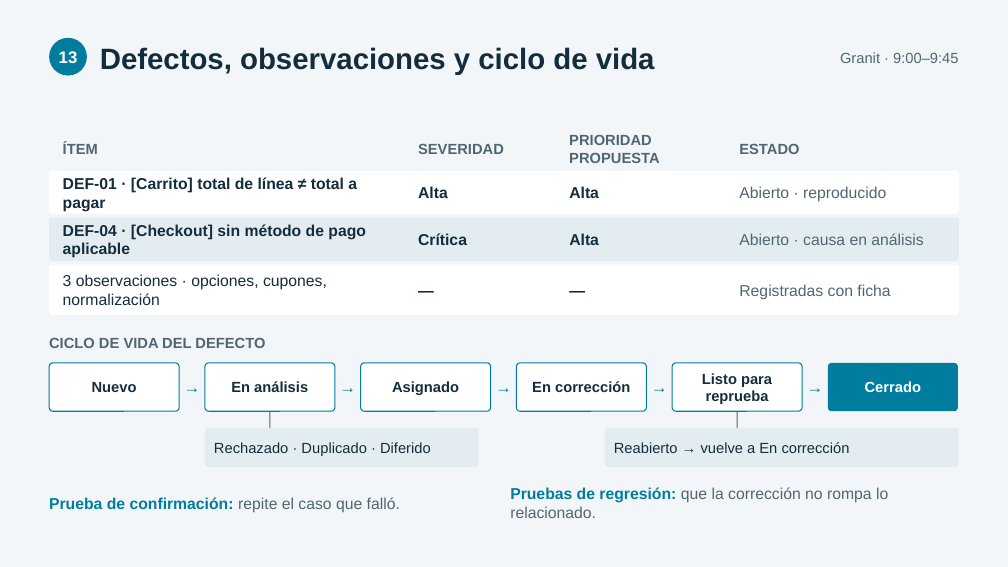
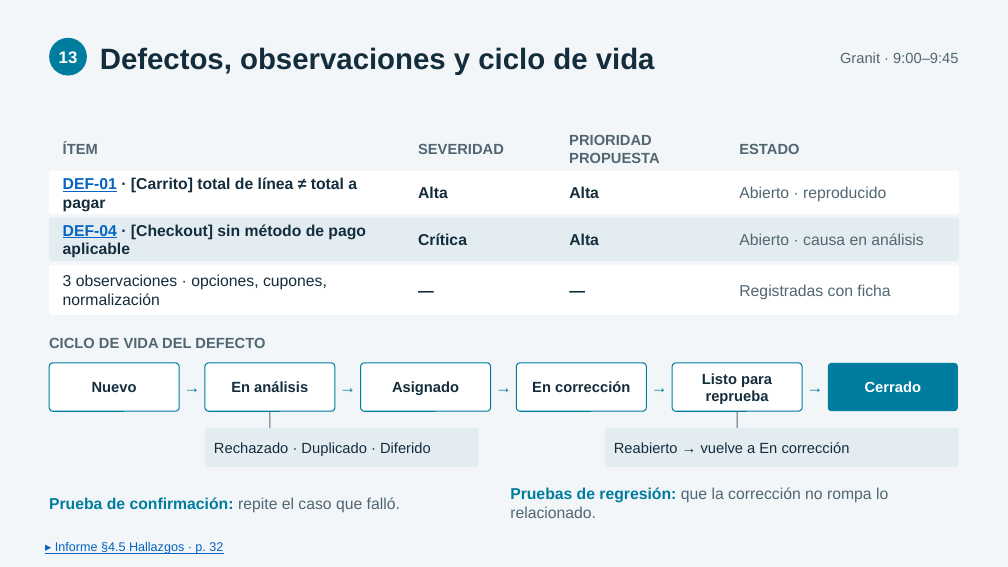
Before and after one commit to usuariogranit/Proyecto1_Caso3_OpenCart, a slide deck: slide 13 of entrega/Proyecto1_Caso3_Grupo5/Proyecto1_Caso3_Grupo5_Exposicion_FINAL.pptx. Drawn at 1008x567 pixels with LibreOffice and Linux fonts; fonts in the diff are those of the drawing. Boxes give left, top, right and bottom in pixels: in the first picture for what was removed or moved away, otherwise in the second. Text is boxed around its words. In the diff, an @@ line names an element or a change of style, - is before the commit and + after.

Commit message:
Presentacion final con 36 enlaces al informe: pie por lamina e identificadores de caso y de defecto

```diff
--- a/entrega/Proyecto1_Caso3_Grupo5/Proyecto1_Caso3_Grupo5_Exposicion_FINAL.pptx
+++ b/entrega/Proyecto1_Caso3_Grupo5/Proyecto1_Caso3_Grupo5_Exposicion_FINAL.pptx
@@ text "DEF-01 · [Carrito] total de ..." at [63,177,357,212]: text colour #142D3D to #0563C1, underline on in "DEF-01" @@
@@ text "DEF-04 · [Checkout] sin método ..." at [63,224,366,258]: text colour #142D3D to #0563C1, underline on in "DEF-04" @@
@@ text added at [55,542,223,554], 12 pt, text #0563C1, underline @@
+▸ Informe §4.5 Hallazgos · p. 32
```
Also in this commit, not shown: 16 other slides changed, 1 other file.
